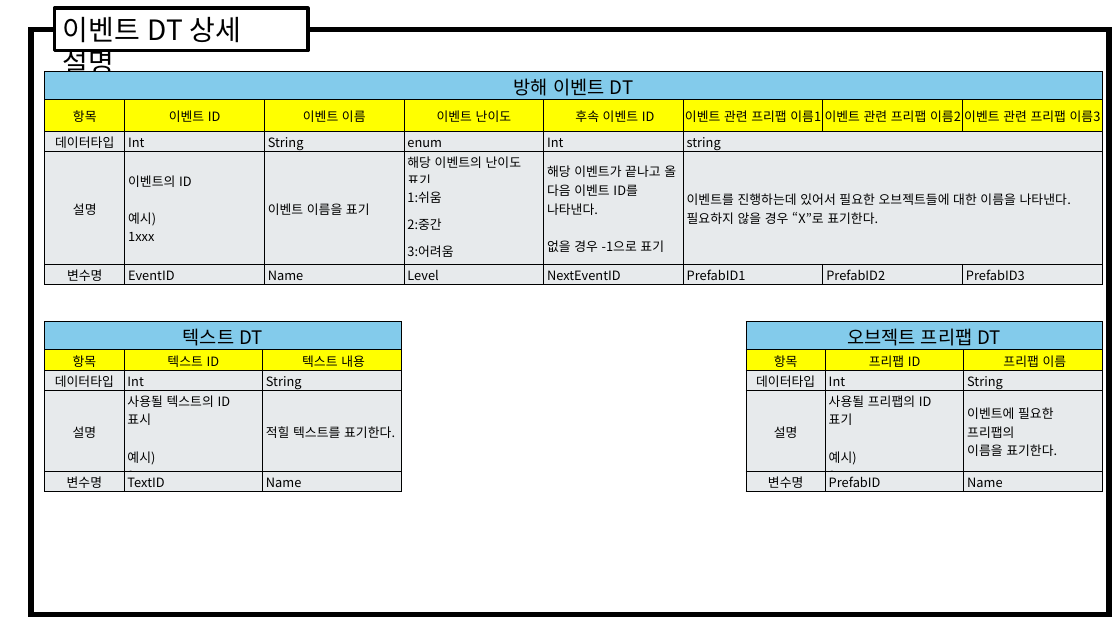
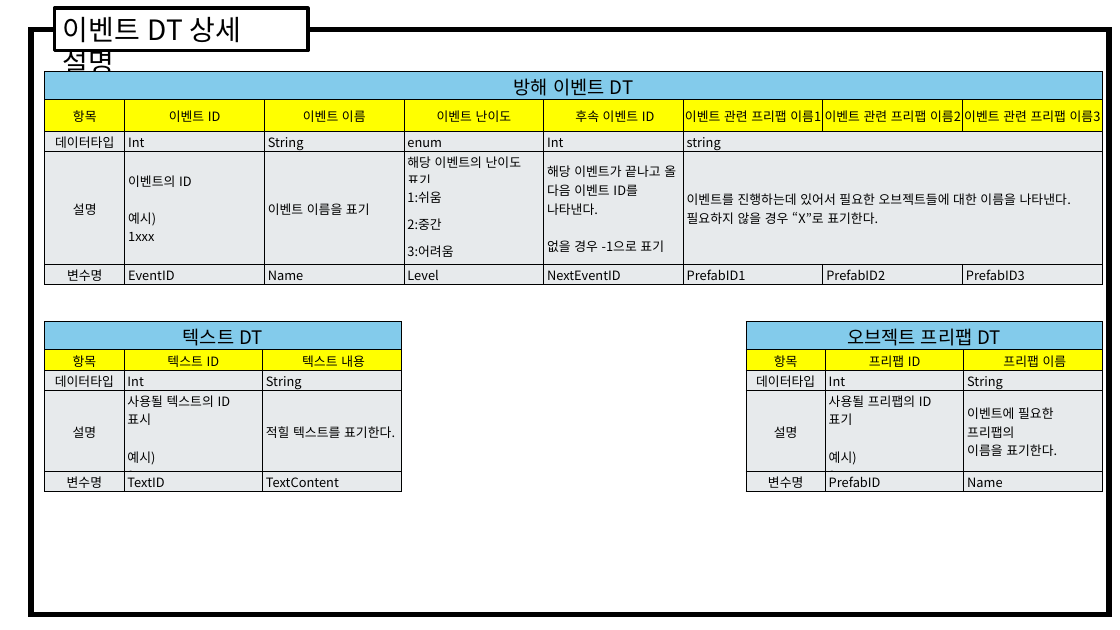
Before and after one commit to weariness00/Mandle_10Minute_Game, a slide deck: slide 3 of document/데이터테이블 문서.pptx. Drawn at 1120x630 pixels with LibreOffice and Linux fonts; fonts in the diff are those of the drawing. Boxes give left, top, right and bottom in pixels: in the first picture for what was removed or moved away, otherwise in the second. Text is boxed around its words. In the diff, an @@ line names an element or a change of style, - is before the commit and + after.

```diff
--- a/document/데이터테이블 문서.pptx
+++ b/document/데이터테이블 문서.pptx
@@ table at [45,322,402,496] @@
-row 5, column 3: Name
+row 5, column 3: TextContent
```
Also in this commit, not shown: 4 other files.
